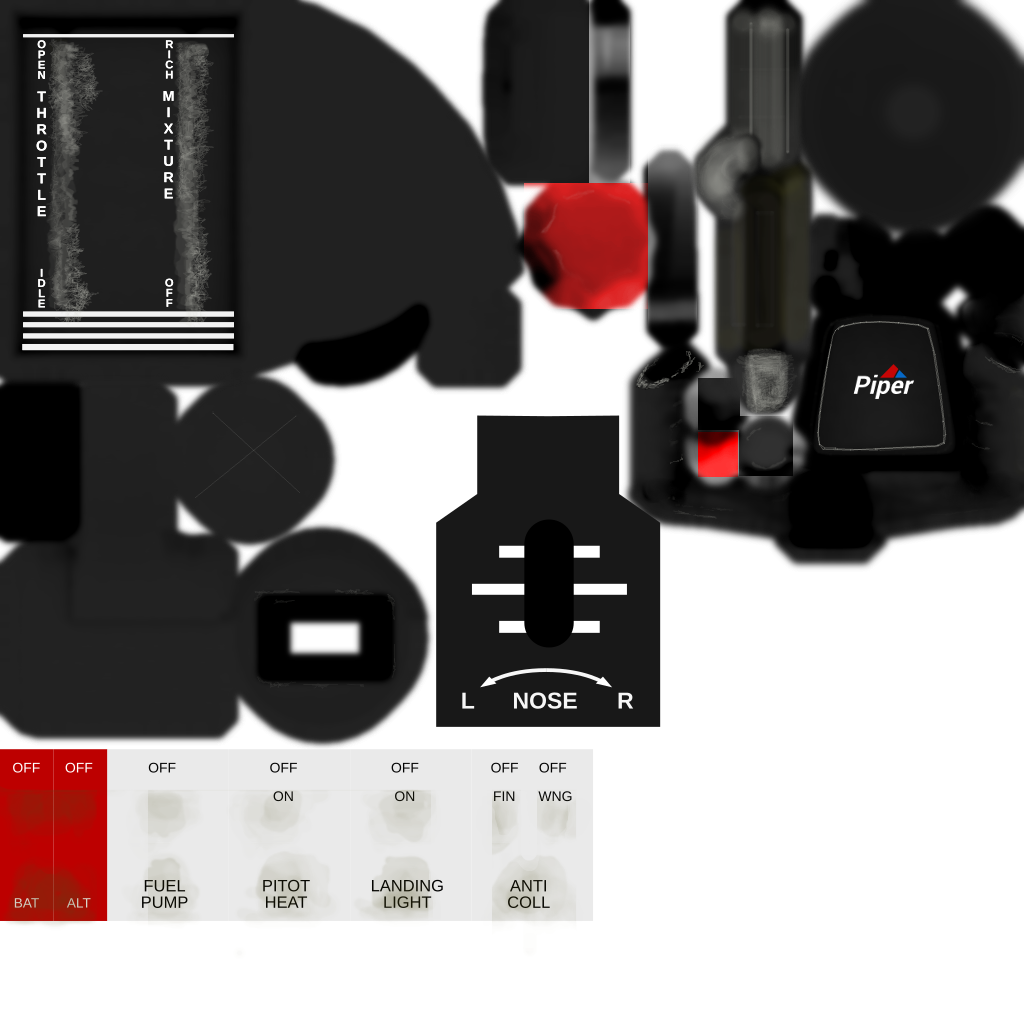
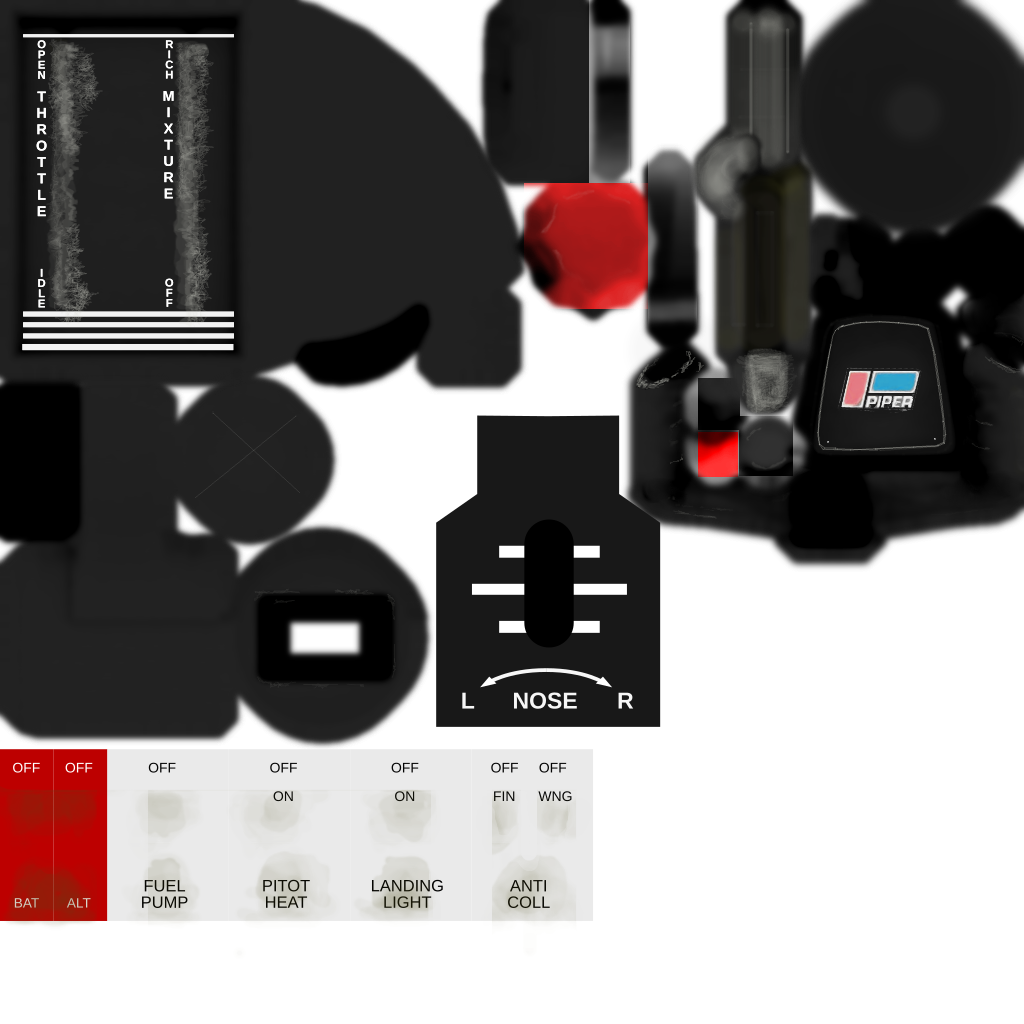
Revision of a layered 1024 x 1024 image; what changed, layer by layer:
added layer "Capa" above "Capa pegada" over [837,365,922,416]
added layer "Capa pegada" (grain merge) above "oldlogo" over [837,367,922,413]
added layer "oldlogo" above "weathering" over [627,313,925,416]
painted on "weathering" over [827,438,936,443]